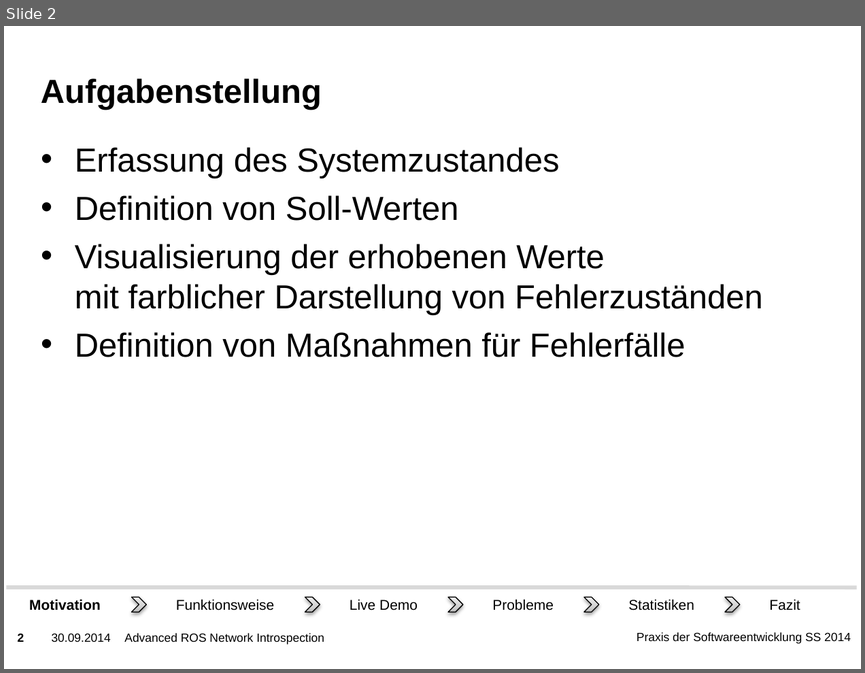
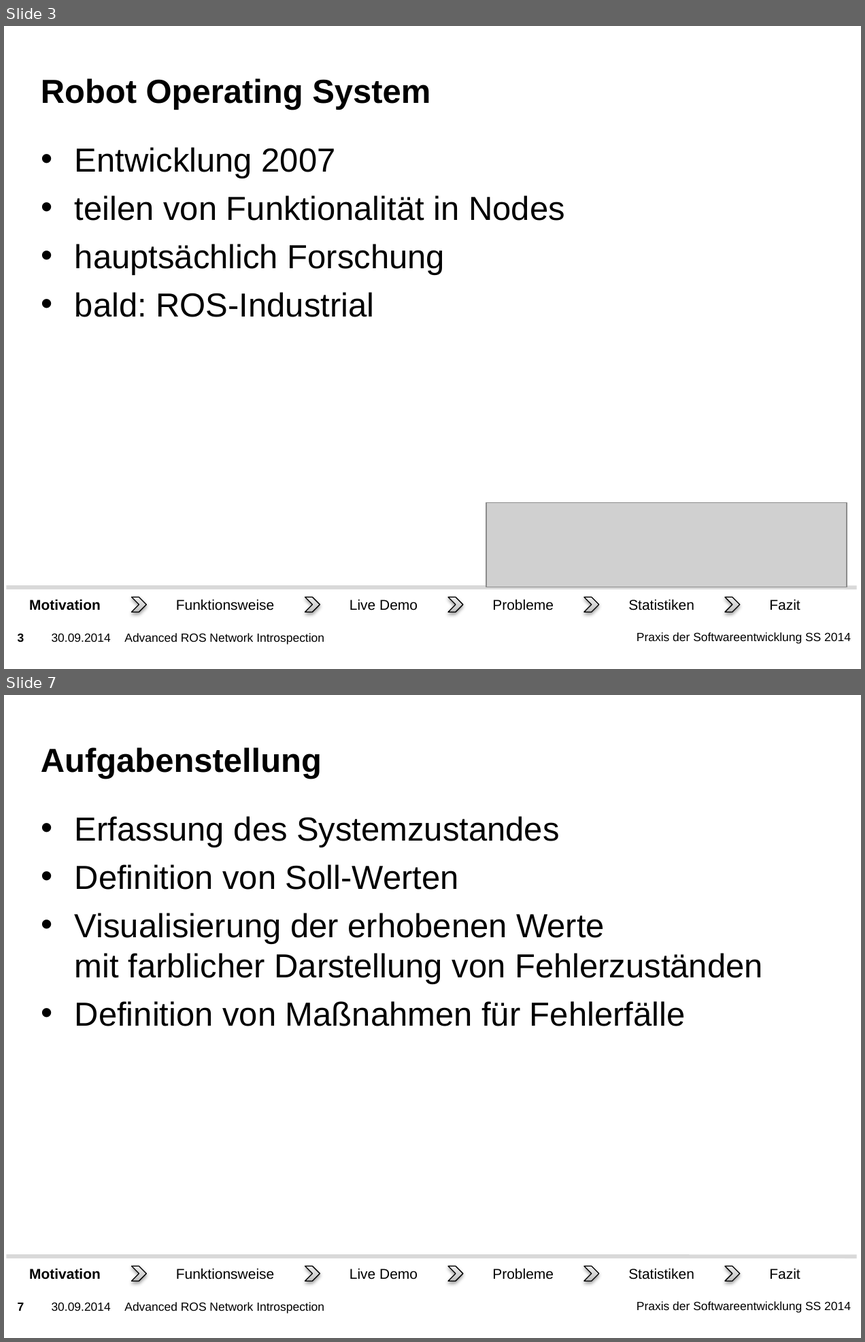
Before and after one commit to ROS-PSE/Documents, a slide deck: Präsentation/Präsentation.pptx. Shown one above the other, each under a label of ours: slide 2 before the commit, slides 3 and 7 after it; the slides between them are not shown. The pictures are 865x673 and 865x1342 pixels, drawn with LibreOffice and Linux fonts; fonts in the diff are those of the drawing; grey boxes stand for pictures; background and template pictures are left out. Boxes give left, top, right and bottom in pixels: in the first picture for what was removed or moved away, otherwise in the second. Text is boxed around its words. In the diff, an @@ line names an element or a change of style, - is before the commit and + after.

```diff
--- a/Präsentation/Präsentation.pptx
+++ b/Präsentation/Präsentation.pptx
@@ slide 3 added at bbox=[4, 26, 861, 669], background picture (left out); not listed: 3 template elements that a slide beside it also shows @@
@@ title added at bbox=[41, 78, 430, 110], 28 pt, text #000000, bold @@
+Robot Operating System
@@ text added at bbox=[75, 147, 565, 317], 28 pt, text #000000 @@
+• Entwicklung 2007
+• teilen von Funktionalität in Nodes
+• hauptsächlich Forschung
+• bald: ROS-Industrial
@@ picture added at bbox=[486, 503, 847, 587] @@
@@ group added at bbox=[7, 587, 857, 617]: 6 rectangles, 5 chevrons, 1 line @@
+Funktionsweise
+Statistiken
+Live Demo
+Fazit
+Motivation
+Probleme
@@ text added at bbox=[124, 633, 324, 644], 10 pt, text #000000 @@
+Advanced ROS Network Introspection
@@ what was slide 2 is now slide 7 @@
@@ page number at bbox=[18, 1302, 24, 1310]: text changed @@
-2
+7
```
Also in this commit, not shown: 11 other slides added, 2 other files.
